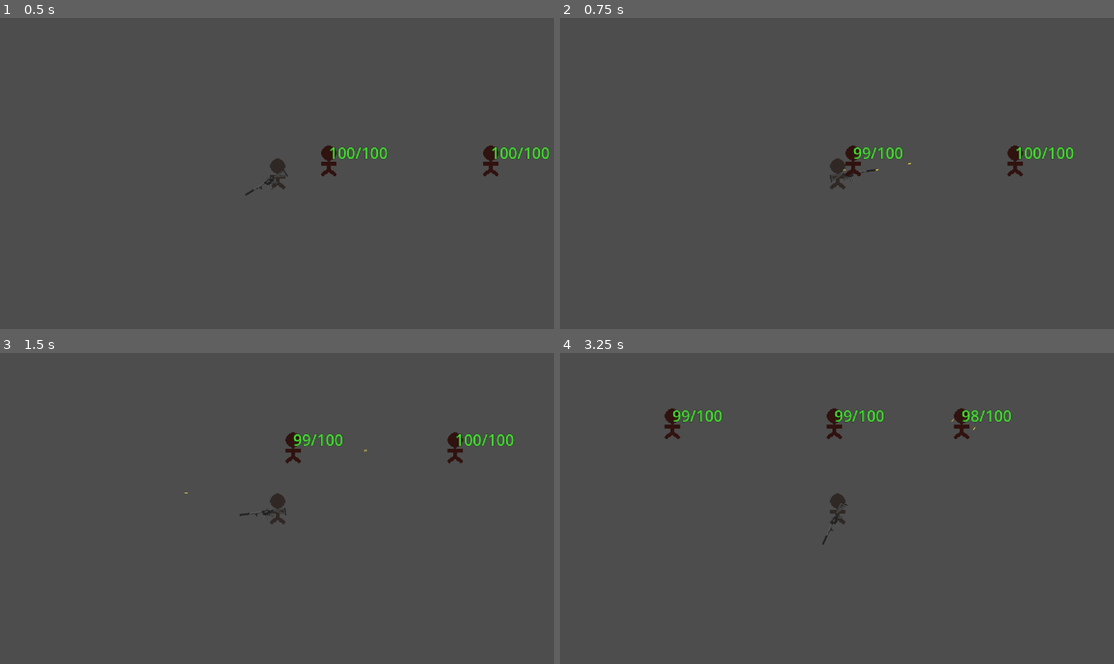
Above: before the commit, frames 1-4 (two rows, left to right).
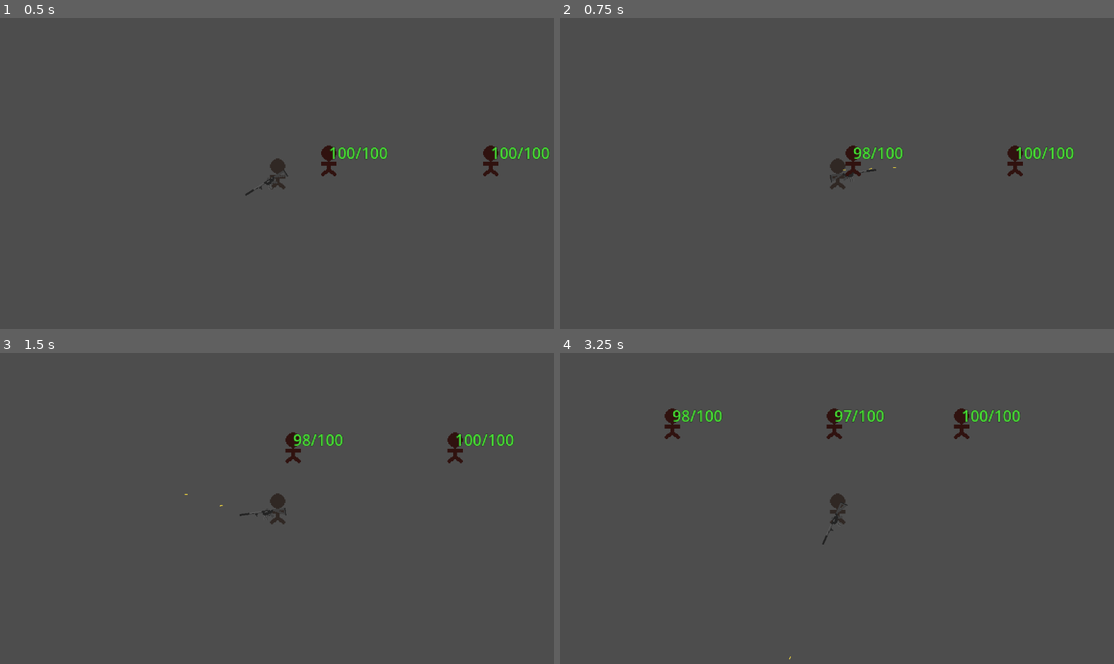
Above: after the commit, the same moments.

Repository: ExHilEr8/Personal-Game-Jam
Game: Godot game, scene res://scenes/main.tscn
Same seed, same stepped clock (60 frames per second), same inputs: the game is played once before the commit and once after it. Sound files missing from this copy of the repository are replaced by a short silence.
Inputs (mouse positions are in pixels of both pictures, inside the frame that each line leads up to):
- Up to frame 1 (0.5 s): no input
- Up to frame 2 (0.75 s): tap Enter at 0.5 s; move the mouse to (958, 157) at 0.52 s; press the mouse at (958, 157) at 0.53 s; hold D (move_right) from 0.53 s (still down)
- Up to frame 3 (1.5 s): tap Space at 1.25 s; move the mouse to (166, 524) at 1.27 s; release D (move_right) at 1.28 s; release the mouse at (166, 524) at 1.28 s; hold S (move_down) from 1.28 s (still down); click (166, 524) at 1.35 s
- Up to frame 4 (3.25 s): move the mouse to (892, 440) at 2.02 s; release S (move_down) at 2.03 s; press the mouse at (892, 440) at 2.03 s; hold D (move_right) 2.03-2.78 s; tap Enter at 2.75 s; move the mouse to (809, 570) at 2.77 s; release the mouse at (809, 570) at 2.78 s; hold W (move_up) from 2.78 s (still down); click (809, 570) at 2.85 s

Frame 1 is identical in both runs. In frame 2, less than 0.1% of the frame differs, in the area x 54-64%, y 41-50%; in frame 3, less than 0.1%; in frame 4, 0.3%, in the area x 21-84%, y 18-99%.

Commit message:
Implemented charge shot projectile stat scaling

Diff:
--- a/scenes/Enemy.gd
+++ b/scenes/Enemy.gd
@@ -10,6 +10,9 @@
 		health = clamp(health, 0, max_health)
 
 @export var despawn_on_death: bool = true
+
+@export_category("Resources")
+@export var floating_health: Label
 
 signal took_damage(damage: float)
 signal took_lethal_damage()
@@ -32,4 +35,4 @@
 		queue_free()
 
 func _update_floating_health(damage: float):
-	$FloatingUIContainer.get_node("Label").text = (str(health).pad_decimals(0) + "/" + str(max_health).pad_decimals(0))
+	floating_health.text = (str(health).pad_decimals(0) + "/" + str(max_health).pad_decimals(0))
--- a/scenes/Projectile.gd
+++ b/scenes/Projectile.gd
@@ -1,6 +1,6 @@
 class_name Projectile extends Node2D
 
-@export_category("Projectile Stats")
+@export_group("Projectile Stats")
 @export var damage: float = float(1)
 @export var projectile_speed: float = float(550)
 @export var ammo_per_shot: int = int(1)
@@ -8,7 +8,11 @@
 @export var is_wall_piercing: bool = false
 @export var play_effect_on_enemy: bool = false
 @export var play_effect_on_wall: bool = false
-
+@export var is_charged_type: bool = false
+@export_subgroup("Charged Curves")
+@export var charged_size_curve: Curve
+@export var charged_damage_curve: Curve
+@export var charged_speed_curve: Curve
 
 @export_category("Animation")
 @export var impact_animator: PackedScene
@@ -33,8 +37,22 @@
 signal wall_hit(position: Vector2, wall: Node, projectile)
 signal wall_exit(position: Vector2, wall: Node, projectile)
 
-func _ready():
-	print(charge)
+func _enter_tree():
+	if is_charged_type == true:
+		apply_charge_mods(charge)
+
+func apply_charge_mods(charge_to_apply):
+	if charged_size_curve != null:
+		var charged_size = charged_size_curve.sample(charge_to_apply)
+
+		for child in get_children():
+			child.scale = child.scale * charged_size
+
+	if charged_damage_curve != null:
+		damage = charged_damage_curve.sample(charge_to_apply)
+
+	if charged_speed_curve != null:
+		projectile_speed = charged_speed_curve.sample(charge_to_apply)
 
 func determine_projectile_interaction(parent, body: Node, bullet_global_position: Vector2, bullet_global_rotation: float):
 	if body.is_in_group("Enemy"):
--- a/scenes/physics_projectiles/m4bullet.tscn
+++ b/scenes/physics_projectiles/m4bullet.tscn
@@ -23,6 +23,7 @@
 impact_sound = ExtResource("3_qnwr5")
 sound_volume = -15.0
 sound_attenuation = 0.95
+metadata/_edit_group_ = true
 
 [node name="Sprite2D" type="Sprite2D" parent="."]
 texture = ExtResource("2_pfd3t")
--- a/scenes/prefabs/EnemyPrefab.tscn
+++ b/scenes/prefabs/EnemyPrefab.tscn
@@ -8,9 +8,10 @@
 outline_size = 1
 outline_color = Color(0, 0, 0, 1)
 
-[node name="EnemyPrefab" type="CharacterBody2D" groups=["Enemy"]]
+[node name="EnemyPrefab" type="CharacterBody2D" node_paths=PackedStringArray("floating_health") groups=["Enemy"]]
 motion_mode = 1
 script = ExtResource("1_b72ut")
+floating_health = NodePath("FloatingUIContainer/Label")
 metadata/_edit_group_ = true
 
 [node name="Sprite2D" type="Sprite2D" parent="." groups=["Enemy"]]
--- a/scenes/testing_scenes/weapon_testing.tscn
+++ b/scenes/testing_scenes/weapon_testing.tscn
@@ -26,10 +26,13 @@
 
 [node name="Weapon" parent="Player/WeaponContainer" instance=ExtResource("3_5a638")]
 position = Vector2(16, 4)
-fire_rate = 0.05
-initial_accuracy = 0.99
-magazine_size = 9000
-reserve_ammo = 9000
+magazine_size = 99999
+reserve_ammo = 99999
+is_full_auto = false
+is_burst_fire = true
+burst_amount = 4
+burst_fire_rate = 0.05
+time_left_to_queue = 1.0
 physics_projectile = ExtResource("4_cxa28")
 hitscan_projectile = ExtResource("5_txgtt")
 
